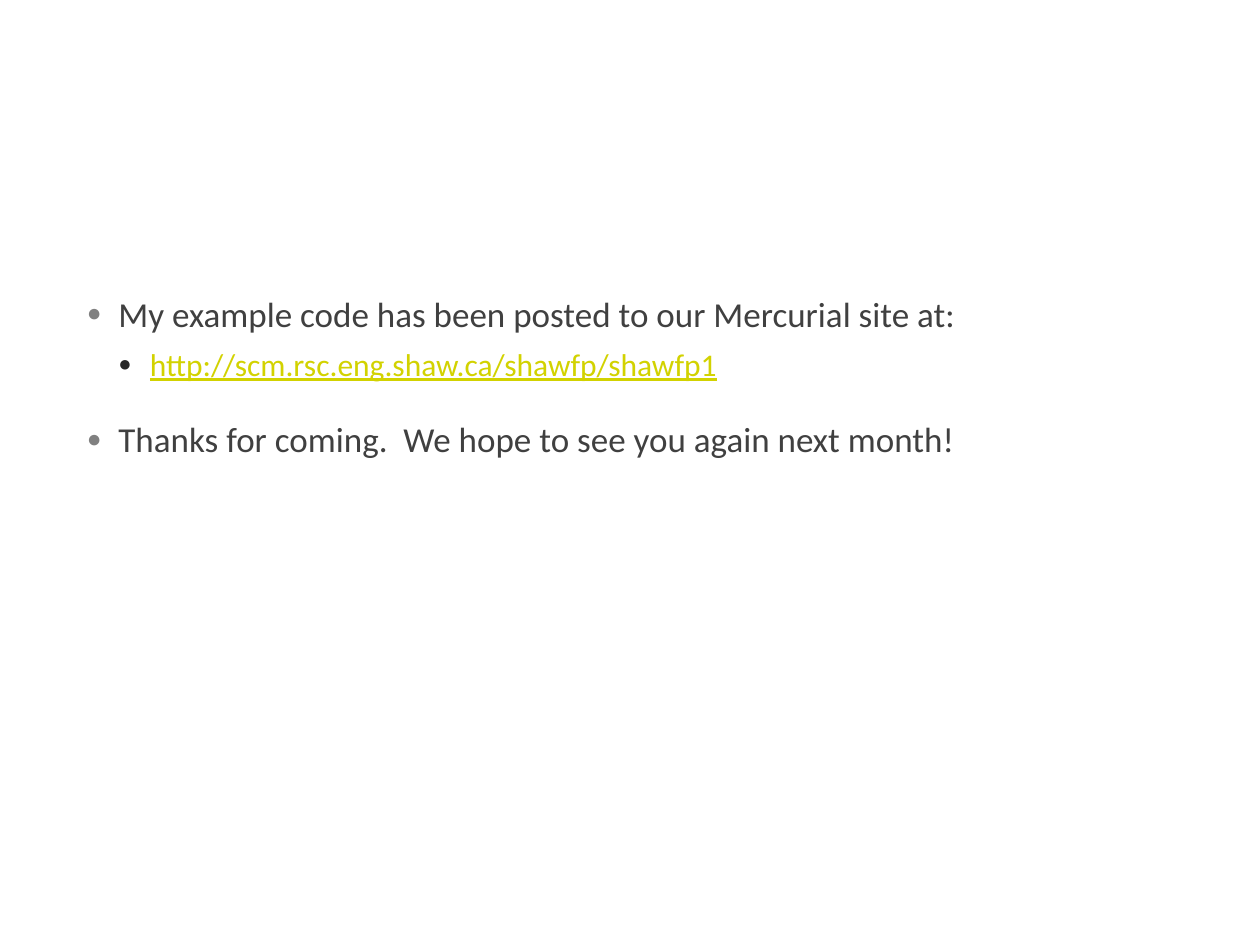
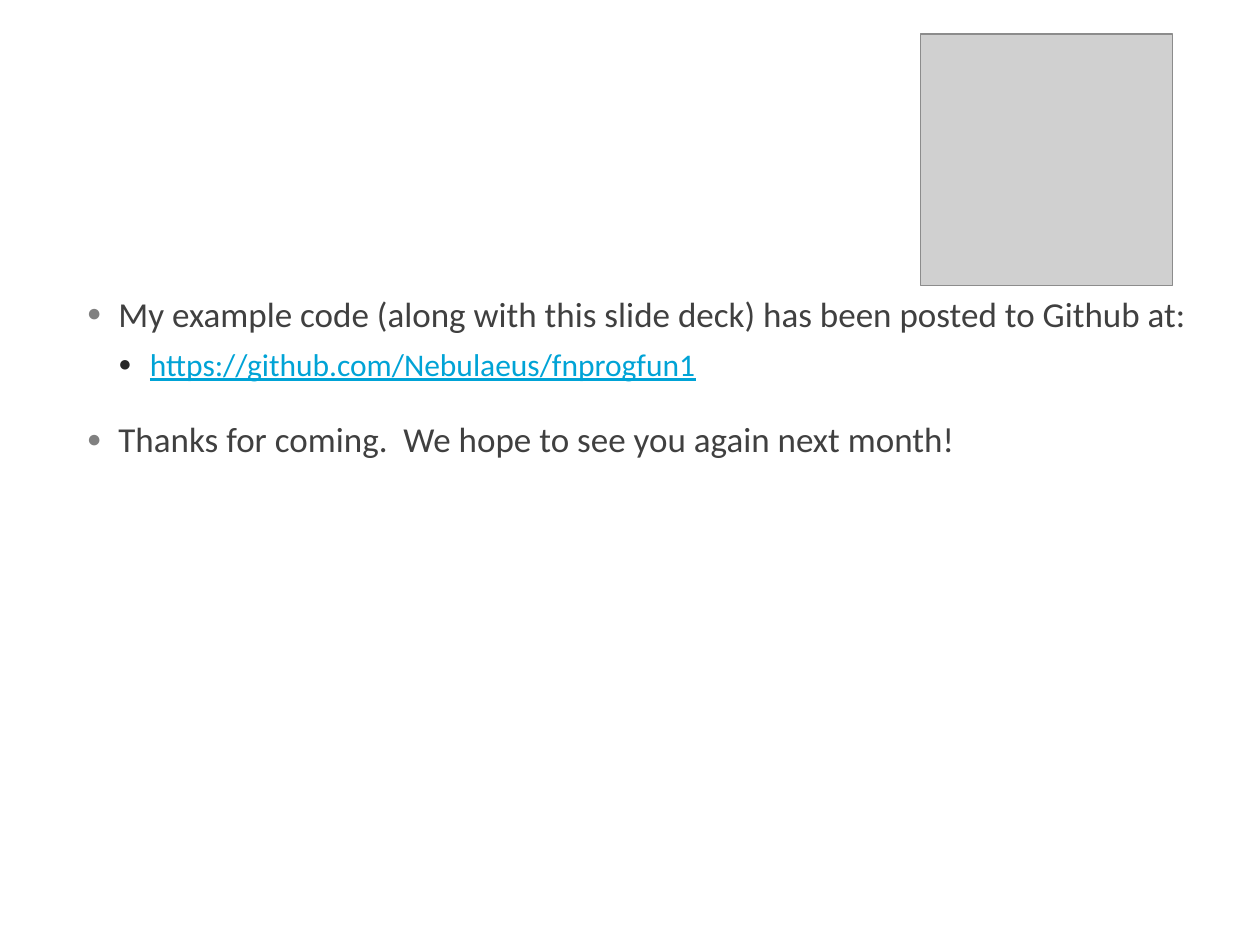
Before and after one commit to AtomicMegaNerd/fnprogfun1, a slide deck: slide 11 of fnprogfun1.pptx (slide 10 before the commit). Drawn at 1260x945 pixels with LibreOffice and Linux fonts; fonts in the diff are those of the drawing; grey boxes stand for pictures; background and template pictures are left out. Boxes give left, top, right and bottom in pixels: in the first picture for what was removed or moved away, otherwise in the second. Text is boxed around its words. In the diff, an @@ line names an element or a change of style, - is before the commit and + after.

Commit message:
updated slides, also updated the Recursion example

```diff
--- a/fnprogfun1.pptx
+++ b/fnprogfun1.pptx
@@ picture added at [921,34,1173,286] @@
@@ text at [118,301,1186,382]: text changed @@
-● My example code has been posted to our Mercurial site at:
-  ● http://scm.rsc.eng.shaw.ca/shawfp/shawfp1
+● My example code (along with this slide deck) has been posted to Github at:
+  ● https://github.com/Nebulaeus/fnprogfun1
```
Also in this commit, not shown: 5 other slides changed, 1 slide added, 2 other files.
